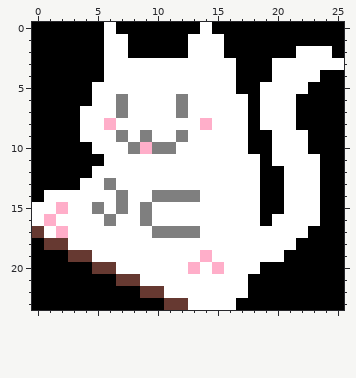
Pixel-art sprite -- data/images/cat/white/cat_1.png. Above is the file before it was changed.
The file is 26x24 pixels.
The result:
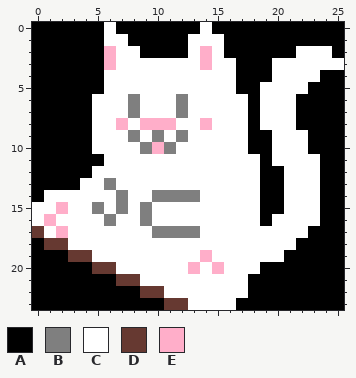
Palette (. is transparent): A #000000  B #7f7f7f  C #ffffff  D #663931  E #ffaec9
The exact change:
@@ x 2..16 @@
  1 AAAACCAAAAACCCA
- 2 AAAACCAAAAACCCA
- 3 AAAACCCCCCCCCCC
+ 2 AAAAECCAAAACECA
+ 3 AAAAECCCCCCCECC
  4 AAAACCCCCCCCCCC
- 5 AAACCCCCCCCCCCC
- 6 AAACCBCCCCBCCCC
- 7 AACCCBCCCCBCCCC
- 8 AACCECCCCCCCECC
- 9 AACCCBCBCCBCCCC
-10 AAACCCBEBBCCCCC
+ 5 AAAACCCCCCCCCCC
+ 6 AAACCCBCCCBCCCC
+ 7 AAACCCBCCCBCCCC
+ 8 AAACCECEEECCECC
+ 9 AAACCCBCBCBCCCC
+10 AAACCCCBEBCCCCC
 11 AAAACCCCCCCCCCC
Boxes around the changes in both pictures, in picture pixels (x1, y1, x2, y2):
changed: (80, 46, 212, 154)
